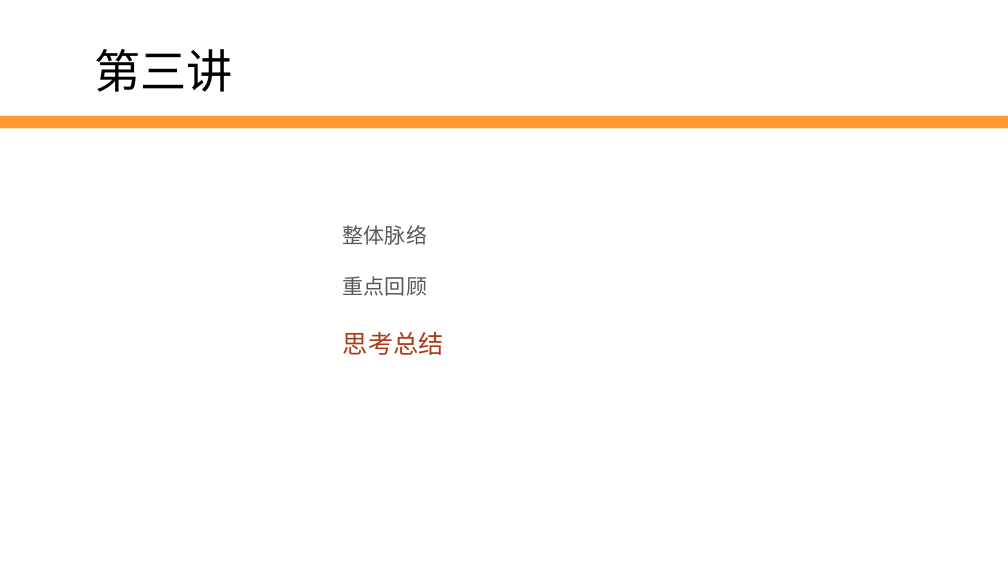
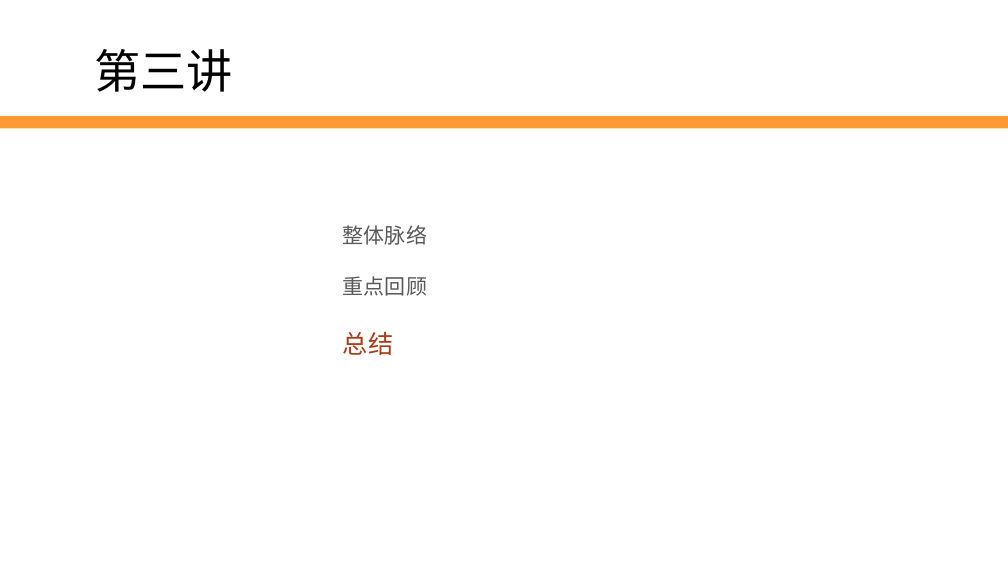
Before and after one commit to edu2act/2017-2018_1st_Wechat_Web_Programming, a slide deck: slide 13 of 课程ppt/第12讲 复习总结.pptx (slide 11 before the commit). Drawn at 1008x567 pixels with LibreOffice and Linux fonts; fonts in the diff are those of the drawing; background and template pictures are left out. Boxes give left, top, right and bottom in pixels: in the first picture for what was removed or moved away, otherwise in the second. Text is boxed around its words. In the diff, an @@ line names an element or a change of style, - is before the commit and + after.

```diff
--- a/课程ppt/第12讲 复习总结.pptx
+++ b/课程ppt/第12讲 复习总结.pptx
@@ text at <box>343,331,393,355</box>: text changed @@
-3. 思考总结
+3. 总结
```
Also in this commit, not shown: 4 other slides changed, 3 slides added, 2 slides removed, 2 other files.
